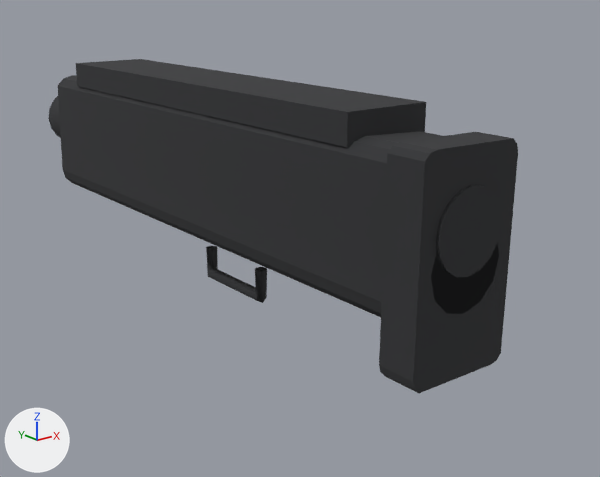
Renders of the glTF model assets/models/attachment_launcher_heavystock.glb from each side of a commit.
Camera for both pictures: a camera (50 mm lens) standing at (-0.205, -0.567, 0.095) and looking at (0.022, -0.283, -0.019). Lighting does not change. The marker at lower left points along +X, +Y and +Z. The first picture is the older version. Vertices at exactly the same position are counted once.

Names of what the first picture shows: 'attachment_launcher_heavystock__launcher_heavystock__launcher_heavystock__stock'.
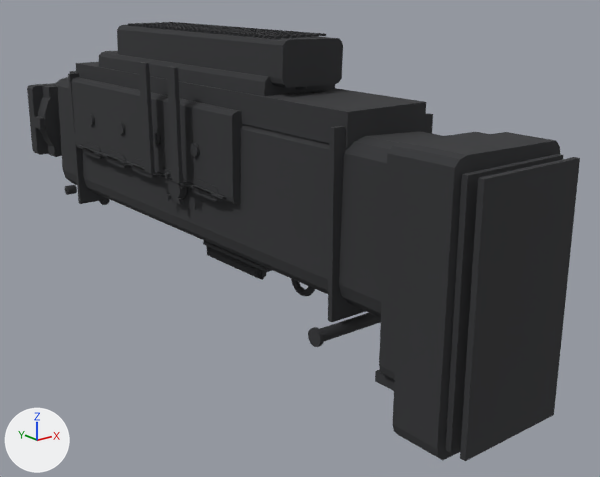
Pixel boxes (x1, y1, x2, y2) of what changed, in the pictures (600 x 477 px; the box of a moved part takes in the faces that stretch with it):
'attachment_launcher_heavystock__launcher_heavystock__launcher_heavystock__stock', reshaped (18% wider, 31% taller)
    before: (48, 59, 518, 393)
    after: (27, 22, 580, 461)
part 1 of me_geometry_316_ds_wpolymer, moved or reshaped
    before: (206, 246, 267, 303)
    after: (206, 246, 266, 280)
part 2 of me_geometry_316_ds_wpolymer, added
    after: (168, 177, 187, 200)
part 3 of me_geometry_316_ds_wpolymer, added
    after: (27, 22, 580, 461)

Patch to the scene script:
```diff
--- a/assets/models/attachment_launcher_heavystock.glb.py
+++ b/assets/models/attachment_launcher_heavystock.glb.py
@@ me_geometry_316_ds_wpolymer @@
 # used by ob_attachment_launcher_heavystock__launcher_heavystock__launcher_heavystock__stock; location = (0.0, 0.0, 0.0)
-me_geometry_316_ds_wpolymer.from_pydata(...)  # 180 vertices, 336 faces; spans x -0.023..0.023, y -0.4..-0.094, z -0.045..0.052
+me_geometry_316_ds_wpolymer.from_pydata(...)  # 4661 vertices, 7752 faces; spans x -0.031..0.031, y -0.422..-0.085, z -0.054..0.074
+# me_geometry_316_ds_wpolymer part 1: the loose piece of 24 vertices spanning x -0.003..0.003, y -0.286..-0.241, z -0.045..-0.029 is moved by (0.0, 0.0, 0.011)
+# me_geometry_316_ds_wpolymer part 2: the loose piece of 36 vertices spanning x -0.017..0.017, y -0.399..-0.361, z -0.013..0.021 is copied, and the copy is multiplied about its middle by the matrix ((0.0, -0.092, 0.0), (-0.306, 0.0, 0.0), (0.0, 0.0, -0.306)), then moved by (-0.023, 0.127, 0.002); it spans x -0.025..-0.022, y -0.258..-0.248, z 0.001..0.011
+# me_geometry_316_ds_wpolymer part 3: 3829 vertices added at x -0.031..0.031, y -0.422..-0.085, z -0.054..0.074
+# other edits to the shape of me_geometry_316_ds_wpolymer do not show in these pictures
 me_geometry_316_ds_wpolymer.materials.append(mat_ds_wpolymer)
```
